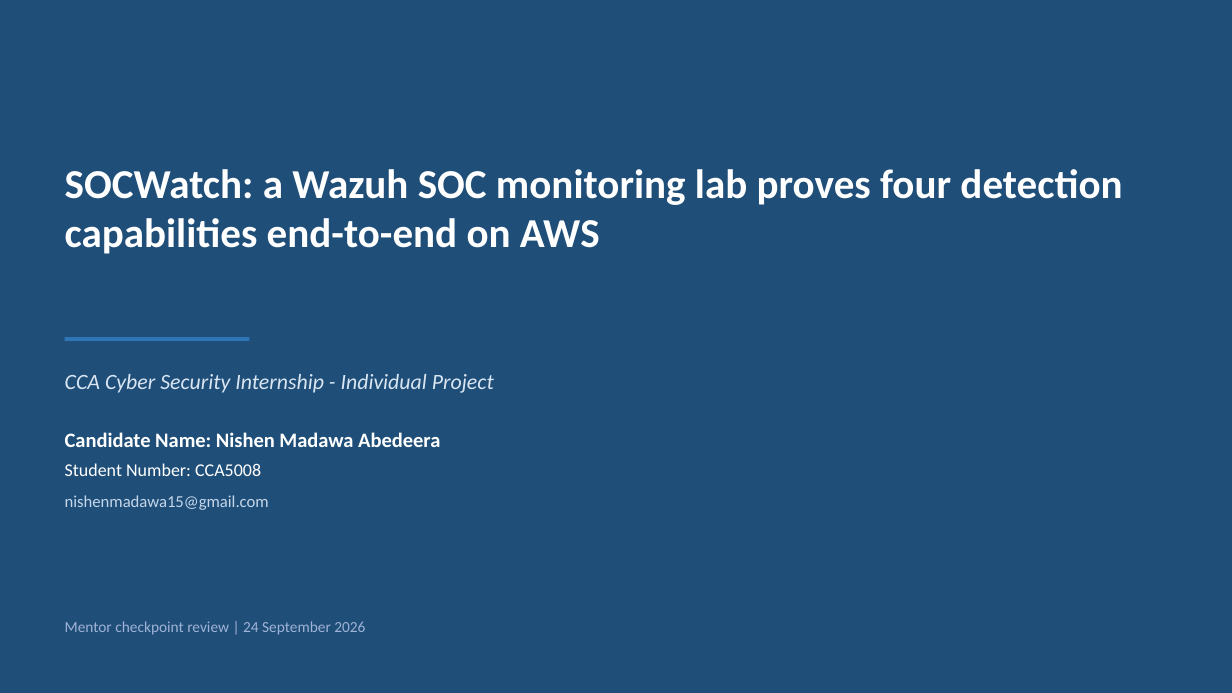
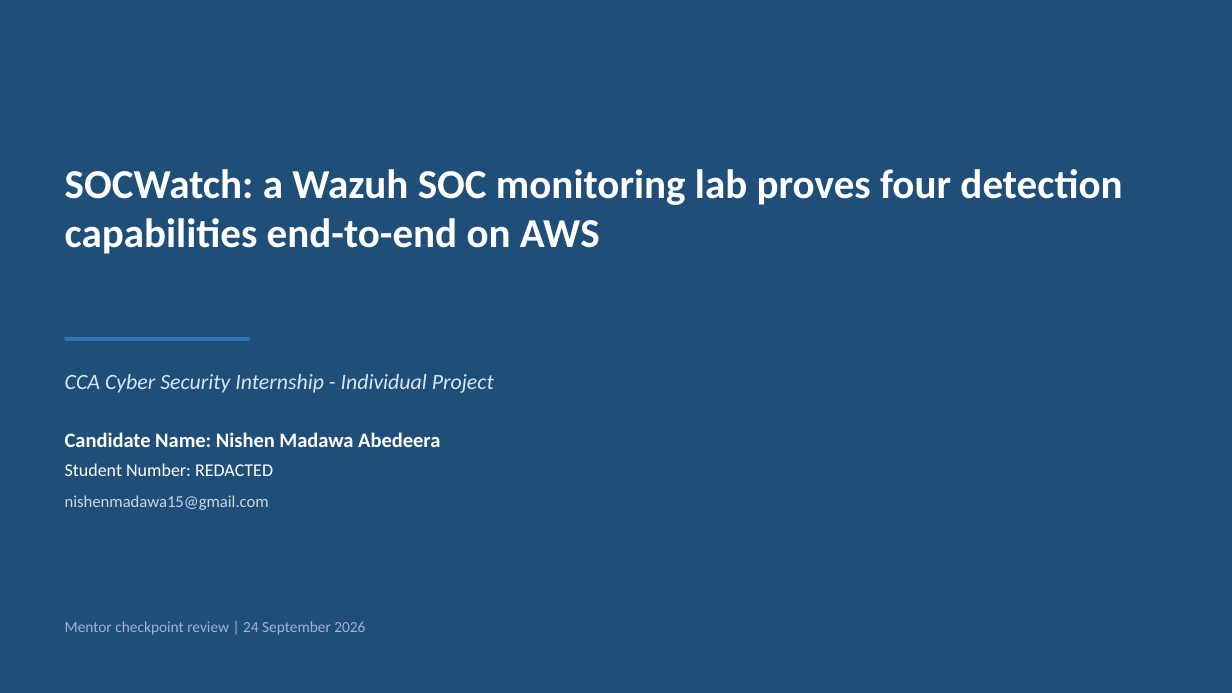
Before and after one commit to nishenmadawa15-collab/SOCWatch, a slide deck: slide 1 of SOCWatch-Evidence/SOCWatch-Evidence/report/SOCWatch-Presentation-Draft.pptx. Drawn at 1232x693 pixels with LibreOffice and Linux fonts; fonts in the diff are those of the drawing. Boxes give left, top, right and bottom in pixels: in the first picture for what was removed or moved away, otherwise in the second. Text is boxed around its words. In the diff, an @@ line names an element or a change of style, - is before the commit and + after.

Commit message:
Redact student number and AWS account ID from report deliverables
Replaced the student number (CCA5008) and AWS account ID
(477013660512) with REDACTED across both PDFs, both docx copies,
all three pptx copies, the two generator scripts, and the two
week checklist files that still referenced the account number.

```diff
--- a/SOCWatch-Evidence/SOCWatch-Evidence/report/SOCWatch-Presentation-Draft.pptx
+++ b/SOCWatch-Evidence/SOCWatch-Evidence/report/SOCWatch-Presentation-Draft.pptx
@@ text at box(65, 463, 273, 476): text changed @@
-Student Number: CCA5008
+Student Number: REDACTED
```
Also in this commit, not shown: 1 other slide changed, 11 other files.
